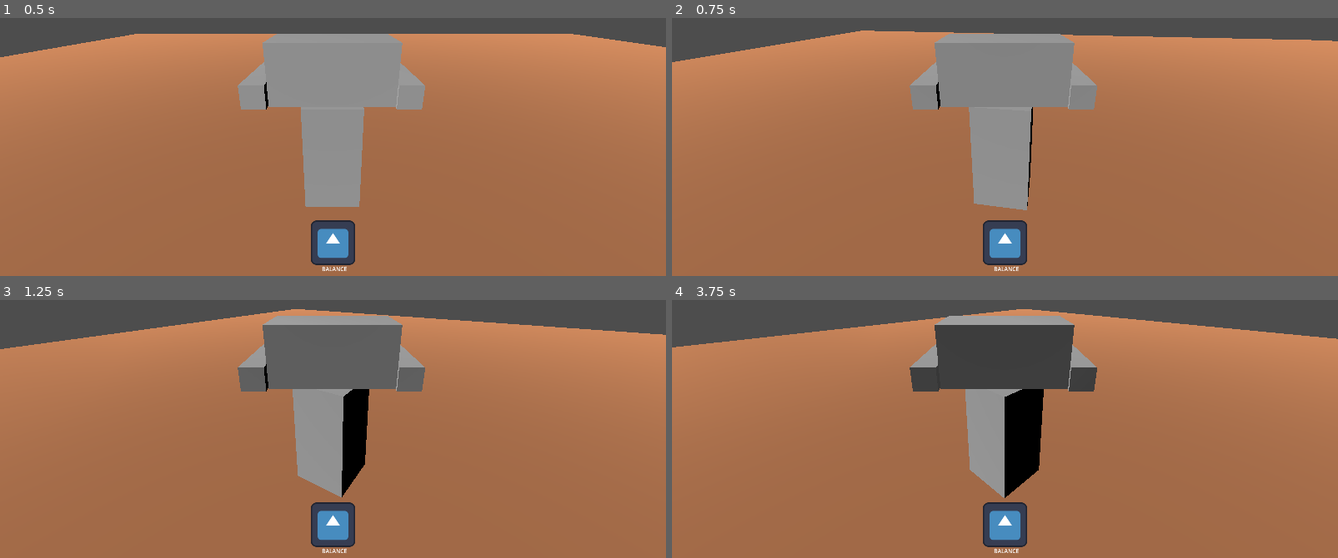
Above: before the commit, frames 1-4 (two rows, left to right).
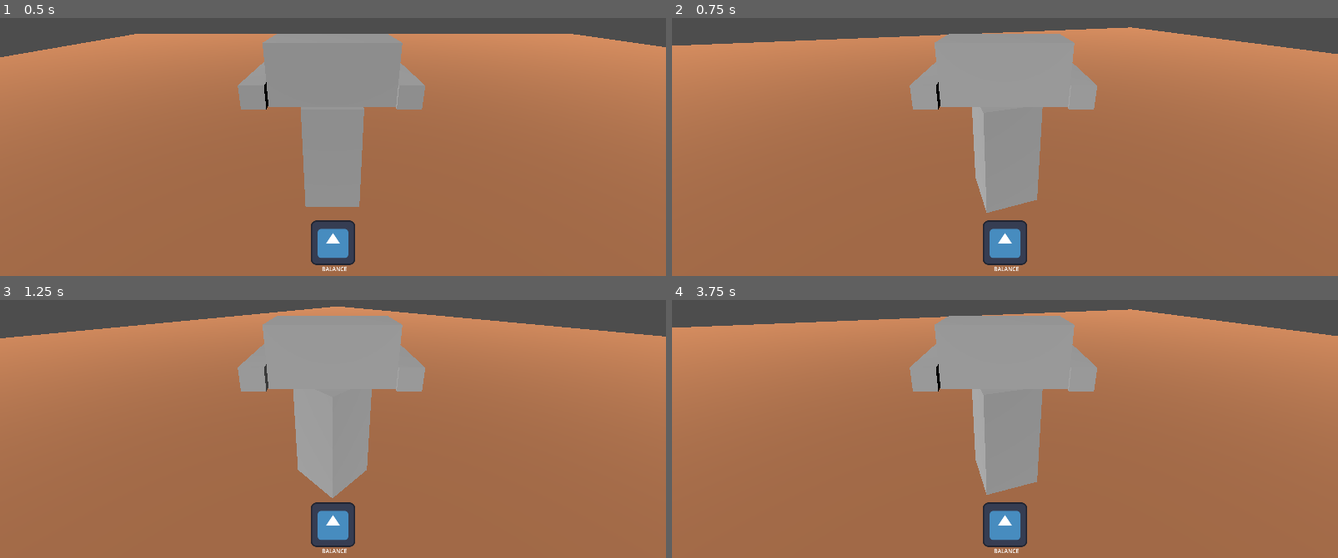
Above: after the commit, the same moments.

Repository: MatthewFyfe/MechOverFeels
Game: Godot game, scene res://Scenes/Debug_Test_Scene.tscn
The game is run twice, just before and just after one commit, with the same random seed, the same clock (stepped at 60 frames per second) and the same inputs. The engine's default icon, where the game draws it, is replaced by a stand-in: a white triangle on a blue panel in a dark square.
Inputs:
- Up to frame 1 (0.5 s): no input
- Up to frame 2 (0.75 s): tap Enter at 0.5 s; hold Keypad 0 (fire_right) from 0.53 s (still down); hold Q (aim_left) from 0.53 s (still down)
- Up to frame 3 (1.25 s): keep holding Keypad 0 (fire_right); keep holding Q (aim_left)
- Up to frame 4 (3.75 s): release Keypad 0 (fire_right) at 1.28 s; release Q (aim_left) at 1.28 s; hold S (move_backward) 1.28-2.03 s; tap E (aim_right) at 1.35, 2.85 s; hold Keypad 0 (fire_right) 2.03-2.78 s; hold Q (aim_left) 2.03-2.78 s; tap Space (fire_left) at 2.75 s; hold W (move_forward) 2.78-3.53 s; hold Space (fire_left) from 3.53 s (still down); hold Q (aim_left) from 3.53 s (still down)

Frame 1 is identical in both runs. In frame 2, 3.4% of the frame differs, in the area x 0-100%, y 3-76%; in frame 3, 8.6%; in frame 4, 11%, in the area x 0-100%, y 3-77%.
Error after the commit: Invalid access of index '1' on a base object of type: 'PackedStringArray'. (res://Scenes/TTS_Test.gd:8)

Commit message:
Text to Speech test

Diff:
--- a/mech-over-feels/MechController.gd
+++ b/mech-over-feels/MechController.gd
@@ -3,7 +3,8 @@
 @export var move_speed: float = 5.0
 @export var turn_speed: float = 60.0        # degrees/sec
 @export var torso_turn_speed: float = 90.0  # degrees/sec
-@export var torso_recoil_speed: float = 45.0 #degrees/sec
+@export var torso_left_recoil_speed: float = 45.0 #degrees/sec
+@export var torso_right_recoil_speed: float = 180.0 #degrees/sec
 @export var max_torso_yaw: float = 45.0     # degrees from body center
 
 @export var body_path: NodePath
@@ -52,6 +53,6 @@
 	var firing_left := Input.get_action_strength("fire_left");
 	var firing_right := Input.get_action_strength("fire_right");
 
-	_torso_yaw_offset += (firing_left - firing_right) * torso_recoil_speed * delta;
+	_torso_yaw_offset += (firing_left*torso_left_recoil_speed - firing_right*torso_right_recoil_speed) * delta;
 	_torso_yaw_offset = clamp(_torso_yaw_offset, -max_torso_yaw, max_torso_yaw)
 	_torso.rotation.y = deg_to_rad(_torso_yaw_offset)
--- a/mech-over-feels/Scenes/Debug_Test_Scene.tscn
+++ b/mech-over-feels/Scenes/Debug_Test_Scene.tscn
@@ -1,5 +1,6 @@
-[gd_scene load_steps=5 format=3 uid="uid://cnrujoeaxghfr"]
+[gd_scene load_steps=6 format=3 uid="uid://cnrujoeaxghfr"]
 
+[ext_resource type="Script" uid="uid://bpy635b15qgt8" path="res://Scenes/TTS_Test.gd" id="1_aviqd"]
 [ext_resource type="Material" uid="uid://fj2uap88ifag" path="res://Materials/test_ground_material.tres" id="1_lp07w"]
 [ext_resource type="PackedScene" uid="uid://2uofqysof0ec" path="res://Scenes/MechCharacter.tscn" id="2_vc1rf"]
 [ext_resource type="PackedScene" uid="uid://v0joiov0itsu" path="res://Scenes/hud_ui.tscn" id="3_aky2o"]
@@ -8,6 +9,7 @@
 size = Vector3(50, 1, 50)
 
 [node name="DebugSceneRoot" type="Node3D"]
+script = ExtResource("1_aviqd")
 
 [node name="DirectionalLight3D" type="DirectionalLight3D" parent="."]
 transform = Transform3D(1, 0, 0, 0, 1, 0, 0, 0, 1, 0, 13.112417, 0)
--- /dev/null
+++ b/mech-over-feels/Scenes/TTS_Test.gd
@@ -0,0 +1,20 @@
+extends Node3D
+
+
+# Called when the node enters the scene tree for the first time.
+func _ready() -> void:
+	# Pick a voice. Here, we arbitrarily pick the first English voice.
+	var voices = DisplayServer.tts_get_voices_for_language("en")
+	var voice_id = voices[1]
+
+	DisplayServer.tts_speak("Hello, world!", voice_id)
+
+	DisplayServer.tts_speak("Reactor, online.", voice_id)
+	DisplayServer.tts_speak("Sensors, online.", voice_id)
+	DisplayServer.tts_speak("Weapons, online.", voice_id)
+	DisplayServer.tts_speak("All systems nominal.", voice_id)
+
+
+# Called every frame. 'delta' is the elapsed time since the previous frame.
+func _process(delta: float) -> void:
+	pass
--- a/mech-over-feels/project.godot
+++ b/mech-over-feels/project.godot
@@ -14,6 +14,10 @@
 run/main_scene="uid://cnrujoeaxghfr"
 config/features=PackedStringArray("4.5", "GL Compatibility")
 config/icon="res://icon.svg"
+
+[audio]
+
+general/text_to_speech=true
 
 [display]
 
Not shown, added: mech-over-feels/Scenes/TTS_Test.gd.uid
